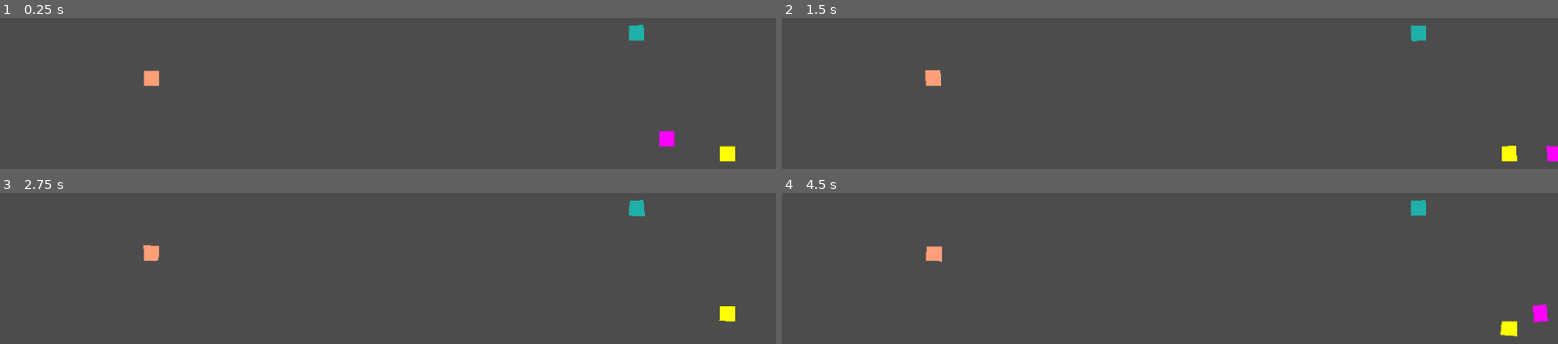
Above: before the commit, frames 1-4 (two rows, left to right).
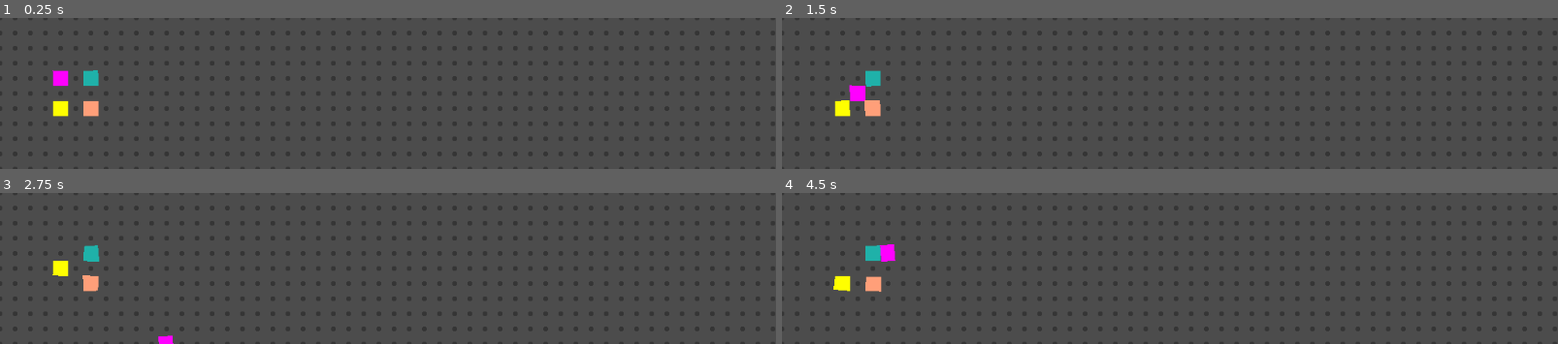
Above: after the commit, the same moments.

Repository: sustainablelab/eat-and-poop
Game: Godot game, scene res://scenes/Main.tscn
Two runs of this game, one before a commit and one after it. Both use one fixed random seed, a clock stepped at 60 frames per second and the inputs below.
Inputs:
- Up to frame 1 (0.25 s): no input
- Up to frame 2 (1.5 s): hold Right (ui_right) 0.53-1.28 s; tap L at 0.6 s; hold Down (ui_down) from 1.28 s (still down); tap H at 1.35 s
- Up to frame 3 (2.75 s): release Down (ui_down) at 2.03 s; hold Right (ui_right) from 2.03 s (still down); tap K at 2.1 s
- Up to frame 4 (4.5 s): release Right (ui_right) at 2.78 s; hold Up (ui_up) 2.78-3.53 s; tap J at 2.85 s; hold Left (ui_left) from 3.53 s (still down); tap P at 3.6 s; tap U at 4.35 s

The runs differ from the first frame. In frame 1, 1.7% of the frame differs, in the area x 6-95%, y 4-95%; in frame 2, 1.6%; in frame 3, 1.3%; in frame 4, 1.7%.

Commit message:
Global DEBUGGING set by DEBUGGING in entry-point scence

Diff:
--- a/scripts/Block.gd
+++ b/scripts/Block.gd
@@ -1,5 +1,7 @@
 class_name Block
 extends Node2D
+
+var DEBUGGING: bool
 
 # TODO: add hook for Parent to tell Block to `express_pooping()`,
 # similar idea to `express_motion()`
@@ -38,26 +40,44 @@
 
 onready var grid: Grid = Grid.new()
 
+
 func _ready():
-	# DEBUGGING
-	print("Running Block._ready()...")
+	# Inherit parent.DEBUGGING if this scene is not the entry point.
+	var parent_node: Node = get_parent()
+	if parent_node.name != "root":
+		DEBUGGING = parent_node.DEBUGGING
+	else:
+		DEBUGGING = true
 
 	# Player starts as a normal square shape.
 	# Player size matches grid tile size.
-	length = grid.size
+	length = grid.SIZE
 	# Center player artwork about player's position.
 	top_left -= Vector2(length/2.0, length/2.0)
 	self.square_points = normal_square()
-	# Dividing by grid.size exaggerates wobbles for smaller grids
+	# Dividing by grid.SIZE exaggerates wobbles for smaller grids
 	# which is good for overcoming truncation to pixel number.
-	WOBBLE_AMOUNT = 0.5 / grid.size
-	# WOBBLE_AMOUNT = 4.0 / grid.size
-	SHAKE_AMOUNT = 1.0 / grid.size
+	WOBBLE_AMOUNT = 0.5 / grid.SIZE
+	# WOBBLE_AMOUNT = 4.0 / grid.SIZE
+	SHAKE_AMOUNT = 1.0 / grid.SIZE
 	WOBBLE_AMOUNT_WHILE_MOVING = WOBBLE_AMOUNT * 3.0
 	# Player's shape deviates with a wobbly effecet.
-	max_wobble_deviation = grid.size * WOBBLE_AMOUNT
+	max_wobble_deviation = grid.SIZE * WOBBLE_AMOUNT
 	# Player's shape deviates with a shaky effecet.
-	max_shake_deviation = grid.size * SHAKE_AMOUNT
+	max_shake_deviation = grid.SIZE * SHAKE_AMOUNT
+
+	if DEBUGGING:
+		print("Running Block.gd: {n}._ready()... ".format({
+			"n": name,
+			}))
+		print("Block flavors as (amount,deviation):")
+		print("Wobble : ({w},{wd}), Shake: ({s},{sd})".format({
+			"w": WOBBLE_AMOUNT,
+			"wd": max_wobble_deviation,
+			"s": SHAKE_AMOUNT,
+			"sd": max_shake_deviation,
+			}))
+
 	# Seed a random number generator for wobbling.
 	rng.randomize() # setup the generator from a time-based seed
 
@@ -110,7 +130,7 @@
 
 func set_length(d: float) -> void:
 	# Like top_left, I never write length with this setter.
-	# `length` is `grid.size` all game long.
+	# `length` is `grid.SIZE` all game long.
 	# But I'm leaving this here for future effects.
 	# 1) Use with `self.top_left` for shrinking/growing.
 	length = d
@@ -124,12 +144,12 @@
 
 # Larger deviation communicates block is in motion.
 func express_motion():
-	self.max_wobble_deviation = grid.size * WOBBLE_AMOUNT_WHILE_MOVING
+	self.max_wobble_deviation = grid.SIZE * WOBBLE_AMOUNT_WHILE_MOVING
 
 
 # Restore deviation to original amount when standing still.
 func express_standing_still():
-	self.max_wobble_deviation = grid.size * WOBBLE_AMOUNT
+	self.max_wobble_deviation = grid.SIZE * WOBBLE_AMOUNT
 
 
 # All cool art/animation is custom drawing in 2D -- see example
--- a/scripts/Grid.gd
+++ b/scripts/Grid.gd
@@ -1,8 +1,19 @@
+# USAGE: instantiate Grid to lookup Grid.size.
 class_name Grid
 extends Node
 
-var size: int = 20
+var DEBUGGING: bool
+const SIZE: int = 20
 
+# _ready() is never called!
+# (because no one adds Grid as a Child Node)
+#
+# In case I ever do use Grid as a Node,
+# here is a `_ready()` with my boiler-plate DEBUGGING inheritance.
 func _ready() -> void:
-	# DEBUGGING
-	print("Running Grid._ready()...")
+	# Inherit parent.DEBUGGING if this scene is not the entry point.
+	var parent_node: Node = get_parent()
+	if parent_node.name != "root":
+		DEBUGGING = parent_node.DEBUGGING
+	else:
+		DEBUGGING = true
--- a/scripts/HitBox.gd
+++ b/scripts/HitBox.gd
@@ -13,6 +13,8 @@
 class_name HitBox
 extends Area2D
 
+var DEBUGGING: bool
+
 # Hardcode a placeholder name for the Parent to override.
 # Example: if Parent is a Player, Parent overrides with the player's color.
 var area_name: String = "placeholder_name"
@@ -25,21 +27,20 @@
 var half_extents := Vector2(1.0, 1.0)
 
 func _ready() -> void:
-	# DEBUGGING
-	print("Running HitBox._ready()...")
+	# Inherit parent.DEBUGGING if this scene is not the entry point.
+	var parent_node: Node = get_parent()
+	if parent_node.name != "root":
+		DEBUGGING = parent_node.DEBUGGING
+	else:
+		DEBUGGING = true
+
+	if DEBUGGING:
+		print("Running HitBox: {n}._ready()... HitBox size: {h} pixels".format({
+			"n": name,
+			"h": half_extents*2,
+			}))
 	# Setup the collision_area:
 	collision_area.shape = RectangleShape2D.new()
 	collision_area.shape.extents = half_extents
-	print("Hitbox _ready says half_extents are: {v}".format({"v":half_extents}))
 	# Add the collision_area as a child_node.
 	add_child(collision_area)
-
-	# SETUP COLLISIONS
-	# Detect collisions.
-	# var _ret: int
-	# _ret = self.connect("area_entered", self, "_on_area_entered")
-
-
-# func _on_area_entered(area):
-# 	print("This Area entered me:")
-# 	print(area)
--- a/scripts/Main.gd
+++ b/scripts/Main.gd
@@ -1,21 +1,31 @@
 extends Node2D
+
+# Globally enable/disable DEBUGGING mode.
+# I code all Children Nodes to check DEBUGGING.
+var DEBUGGING = true
 
 # TODO: start in a title scene before entering World.
 
 # TODO: make joystick mapping editable
+# TODO: make keyboard mapping editable
 
-# TODO: save joystick mapping to file -- load mapping from file
-# if it exists for that player, otherwise default to the mapping
-# I have now.
+# TODO: save joystick/keyboard mapping to file -- load mapping
+# from file if it exists for that player, otherwise default to
+# the mapping I have now.
 
 var world: Node2D
 
 func _ready() -> void:
-	# DEBUGGING
-	print("Running Main._ready()...")
-
-	# DEBUGGING
-	# print(Input.get_connected_joypads())
+	if DEBUGGING:
+		print("Running {n}._ready()... connected joypads: {j}".format({
+			"n":name,
+			"j": Input.get_connected_joypads()
+			}))
+		# Report scene hierarchy.
+		print("Parent of '{n}' is '{p}' (Expect 'root')".format({
+			"n":name,
+			"p":get_parent().name,
+			}))
 
 	# Load the World scene
 	var world_scene = preload("res://scenes/World.tscn")
@@ -30,13 +40,32 @@
 	add_child(world)
 
 	# Connect to the signal that detects when a joystick connects
-	# (`connect()` returns 0: throw away return value in a '_var')
-	var _ret: int
+	var _ret: int # '_' in _var tells GDScript unused var is OK
 	_ret = Input.connect("joy_connection_changed", self, "_on_joy_connection_changed")
-	# DEBUGGING
-	print("joy_connection_changed: Input.connect return value: {val}".format({"val":_ret}))
+	if _ret != 0:
+		print("Error {e} connecting `Input` signal `joy_connection_changed`.".format({"e": _ret}))
 
 func _on_joy_connection_changed(device: int, connected: bool) -> void:
+	if DEBUGGING:
+		if connected:
+			print("Connected device {d}.".format({"d":device}))
+		else:
+			print("Disconnected device {d}.".format({"d":device}))
+	if connected:
+		# Update number of players to number of connected joysticks.
+		world.num_players = Input.get_connected_joypads().size()
+
+		# Add the player to the world. Use the device number as
+		# the player index into the array of players.
+		world.add_player(device)
+		print("Added player index {d} to the world.".format({"d":device}))
+
+	else:
+		# Do not change the number of players when a player disconnects.
+		# There is a chance the disconnected player wins the round.
+
+		world.remove_player(device)
+		print("Removed player index {d} from the world.".format({"d":device}))
 
 	# HARDWARE TESTS:
 	# 1. Two XBOX controllers: always PASS.
@@ -73,25 +102,3 @@
 	#
 	# This behavior is not particular to any of the three
 	# controllers.
-
-	# DEBUGGING
-	if connected:
-		print("Connected device {d}.".format({"d":device}))
-	else:
-		print("Disconnected device {d}.".format({"d":device}))
-
-	if connected:
-		# Update number of players to number of connected joysticks.
-		world.num_players = Input.get_connected_joypads().size()
-
-		# Add the player to the world. Use the device number as
-		# the player index into the array of players.
-		world.add_player(device)
-		print("Added player index {d} to the world.".format({"d":device}))
-
-	else:
-		# Do not change the number of players when a player disconnects.
-		# There is a chance the disconnected player wins the round.
-
-		world.remove_player(device)
-		print("Removed player index {d} from the world.".format({"d":device}))
--- a/scripts/Player.gd
+++ b/scripts/Player.gd
@@ -37,6 +37,8 @@
 
 extends Node2D
 
+var DEBUGGING: bool
+
 # TODO: detect collisions with other players
 
 # TODO: time standing still, tell `player_block` to `express_pooping()` when
@@ -76,18 +78,34 @@
 var start_position: Vector2 = Vector2(100.0, 100.0)
 
 func _ready() -> void:
-	print("Running Player._ready()...")
+	# Inherit parent.DEBUGGING if this scene is not the entry point.
+	var parent_node: Node = get_parent()
+	if parent_node.name != "root":
+		DEBUGGING = parent_node.DEBUGGING
+	else:
+		DEBUGGING = true
+
+	if DEBUGGING:
+		print("Running Player.gd: {n}._ready()... {pn}".format({
+			"n": name,
+			"pn": player_name,
+			}))
+		# Report scene hierarchy.
+		print("Parent of '{n}' is '{p}'".format({
+			"n":name,
+			"p":get_parent().name,
+			}))
+
 	# Use starting position set by Parent Node.
 	# This uses the default start_position when testing Player.
 	position = start_position
 
 	# Setup the HitBox: override HitBox size (half_extents)
-	# player_hitbox.half_extents = Vector2(grid.size/1.5, grid.size/1.5)
-	# player_hitbox.half_extents = Vector2(grid.size/2.5, grid.size/2.5)
-	player_hitbox.half_extents = Vector2(grid.size/2.0, grid.size/2.0)
+	# player_hitbox.half_extents = Vector2(grid.SIZE/1.5, grid.SIZE/1.5)
+	# player_hitbox.half_extents = Vector2(grid.SIZE/2.5, grid.SIZE/2.5)
+	player_hitbox.half_extents = Vector2(grid.SIZE/2.0, grid.SIZE/2.0)
 	player_hitbox.area_name = player_name
 	add_child(player_hitbox)
-	print("hitbox half_extents: {h}".format({"h":player_hitbox.half_extents}))
 
 	# Setup RayCast2D
 	# Enable Area2D detection. Defaults to False.
@@ -99,7 +117,7 @@
 	# player_ray.enabled = false # default
 	add_child(player_ray)
 
-	# Player size is determined by Grid.size
+	# Player size is determined by Grid.SIZE
 	# Player starting position and color is determined by Parent.
 	# Why do I code color here and not position?
 	# Position is a property of Player.
@@ -121,7 +139,7 @@
 	_ret = smooth_move.connect("tween_completed", self, "_on_smooth_move_completed")
 	# TODO: decrease speed as the player gets bigger
 	# speed = 0.1
-	speed = grid.size / 200.0
+	speed = grid.SIZE / 200.0
 	if speed > 0.1:
 		speed = 0.1
 	if speed < 0.05:
@@ -135,6 +153,7 @@
 # ---------------------
 # | Move player_block |
 # ---------------------
+var DEBUGGING_JOYMOTION := false
 func _process(_delta):
 	# Ignore events while Tween animates player_block moving.
 	if not is_moving:
@@ -143,9 +162,9 @@
 			if Input.is_action_pressed(motion):
 				# player_block.move(ui_inputs[motion])
 				move(ui_inputs[motion])
-				# DEBUGGING
-				# print(Input.get_joy_name(self.device_num))
-				# print(Input.get_joy_axis(self.device_num, 0))
+				if DEBUGGING_JOYMOTION:
+					print(Input.get_joy_name(self.device_num))
+					print(Input.get_joy_axis(self.device_num, 0))
 
 
 # Update position when the Player moves its block.
@@ -154,7 +173,7 @@
 
 func move(direction: Vector2 ) -> void:
 	# Ray cast to test for collision before moving
-	var relative_movement = (direction * grid.size)
+	var relative_movement = (direction * grid.SIZE)
 	var destination = position + relative_movement
 	player_ray.cast_to = relative_movement
 	player_ray.force_raycast_update()
@@ -194,7 +213,7 @@
 	# player will move there.
 
 	# Move one tile. Basically do this:
-	# position += direction * grid.size
+	# position += direction * grid.SIZE
 	# But use a Tween for animating motion between tiles.
 
 	# _done is true when Tween.blah() is done.
@@ -226,20 +245,21 @@
 
 
 # Track when the movement tween animation is happening.
+var DEBUGGING_TWEEN := false
 func _on_smooth_move_started(_object, _key): # _vars are unused
 	is_moving = true
 	player_block.express_motion()
 
-	# DEBUGGING
-	# print("tween start:")
+	if DEBUGGING_TWEEN:
+		print("tween start:")
 
 
 func _on_smooth_move_completed(_object, _key): # _vars are unused
 	is_moving = false
 	player_block.express_standing_still()
 
-	# DEBUGGING
-	# print("tween stop:")
+	if DEBUGGING_TWEEN:
+		print("tween stop:")
 
 
 func _on_area_entered(area):
@@ -252,20 +272,20 @@
 	else:
 		print("{a} was moving.".format({"a":player_hitbox.area_name}))
 
-	# DEBUGGING
-	print("{a} entered by {b} with collision_normal {n}.".format({
-		"a":player_hitbox.area_name,
-		"b":area.area_name,
-		"n": player_ray.get_collision_normal()
-		}))
-	# Example:
-	# lightseagreen player moves into square occupied by magenta
-	#
-	#	magenta entered by lightseagreen.
-	#	lightseagreen entered by magenta.
-	#
-	# If magenta entered lightseagreen's square, the order flips:
-	#
-	#	lightseagreen entered by magenta.
-	#	magenta entered by lightseagreen.
-	#
+	if DEBUGGING:
+		print("{a} entered by {b} with collision_normal {n}.".format({
+			"a":player_hitbox.area_name,
+			"b":area.area_name,
+			"n": player_ray.get_collision_normal()
+			}))
+		# Example:
+		# lightseagreen player moves into square occupied by magenta
+		#
+		#	magenta entered by lightseagreen.
+		#	lightseagreen entered by magenta.
+		#
+		# If magenta entered lightseagreen's square, the order flips:
+		#
+		#	lightseagreen entered by magenta.
+		#	magenta entered by lightseagreen.
+		#
--- a/scripts/World.gd
+++ b/scripts/World.gd
@@ -1,5 +1,5 @@
 extends Node2D
-
+var DEBUGGING = true
 var game_window: Rect2 # Game window
 onready var grid: Grid = Grid.new()
 
@@ -33,23 +33,37 @@
 # _draw() runs once, sometime shortly after _ready() runs
 func _draw() -> void:
 	# gridlines()
-	# DEBUGGING
-	# for point in gridpoints():
-	# 	draw_circle(
-	# 		point, # position
-	# 		grid.size/6.0, # radius
-	# 		ColorN("black", 0.3) # color
-	# 		)
-	pass
+	if DEBUGGING:
+		for point in gridpoints():
+			draw_circle(
+				point, # position
+				grid.SIZE/6.0, # radius
+				ColorN("black", 0.3) # color
+				)
 
 # TEMPORARY FIX FOR USING KEYBOARD
 onready var use_keyboard: bool = false
 
 func _ready() -> void:
-	# DEBUGGING
-	print("Running World._ready()...")
+	# Inherit parent.DEBUGGING if this scene is not the entry point.
+	var parent_node: Node = get_parent()
+	if parent_node.name != "root":
+		DEBUGGING = parent_node.DEBUGGING
 
 	game_window = get_viewport_rect()
+
+	if DEBUGGING:
+		print("Running {n}._ready()... Grid is {s} x {s} pixels in a {w} window.".format({
+			"n": name,
+			"s": grid.SIZE,
+			"w": game_window.size,
+			}))
+		# Report scene hierarchy.
+		print("Parent of '{n}' is '{p}'".format({
+			"n":name,
+			"p":get_parent().name,
+			}))
+
 
 	# Seed a random number generator for positioning blocks.
 	rng.randomize() # setup the generator from a time-based seed
@@ -66,10 +80,6 @@
 		for player_index in range(4):
 			add_player(player_index)
 
-	# DEBUGGING
-	# print(game_window.size)
-	# print(game_window.position.x)
-	# print(game_window.end.x)
 
 # func gridlines() -> void:
 # 	# Draw grid lines
@@ -95,13 +105,13 @@
 	for col in range(cols):
 		for row in range(rows):
 			points.append(Vector2(
-					game_grid.position.x + grid.size*col,
-					game_grid.position.y + grid.size*row
+					game_grid.position.x + grid.SIZE*col,
+					game_grid.position.y + grid.SIZE*row
 					))
 	return points
 
 func game_grid() -> Rect2:
-	# Divide game window into squares of side-length grid.size.
+	# Divide game window into squares of side-length grid.SIZE.
 	# Return a `Rect2` that describes the game window as a grid.
 	# Example:
 	# If game_window is (0,0,1360,768) and tiles are 20 x 20
@@ -118,9 +128,9 @@
 	var game_grid := Rect2()
 	game_grid.position.x = floor(game_window.position.x)
 	game_grid.position.y = floor(game_window.position.y)
-	game_grid.end.x = floor(game_window.end.x / grid.size) - 1
-	game_grid.end.y = floor(game_window.end.y / grid.size) - 1
-	print(game_grid)
+	game_grid.end.x = floor(game_window.end.x / grid.SIZE) - 1
+	game_grid.end.y = floor(game_window.end.y / grid.SIZE) - 1
+	# print(game_grid)
 
 	return game_grid
 
@@ -136,7 +146,7 @@
 					game_grid.end.y)
 					)
 
-	return random_tile * grid.size
+	return random_tile * grid.SIZE
 
 
 func remove_player(player_index: int) -> void:
@@ -191,19 +201,22 @@
 
 	# Randomize player's starting x,y position.
 
-	# DEBUGGING (TESTING):
-	# Random positions are annoying while testing.
-	# Hardcode positions for player_index 0 and 1
-	# if player_index == 0:
-	# 	player.start_position = Vector2(grid.size*4,grid.size*4)
-	# elif player_index == 1:
-	# 	player.start_position = Vector2(grid.size*6,grid.size*4)
-	# else:
-	# 	player.start_position = random_position()
-
-	# Comment out the above when done testing.
-	# And uncomment the line below.
-	player.start_position = random_position()
+	if DEBUGGING: # TESTING
+		# Random positions are annoying while testing.
+		# Hardcode positions for player_index 0 and 1
+		if player_index == 0:
+			player.start_position = Vector2(grid.SIZE*4,grid.SIZE*4)
+		elif player_index == 1:
+			player.start_position = Vector2(grid.SIZE*6,grid.SIZE*4)
+		elif player_index == 2:
+			player.start_position = Vector2(grid.SIZE*4,grid.SIZE*6)
+		elif player_index == 3:
+			player.start_position = Vector2(grid.SIZE*6,grid.SIZE*6)
+		else:
+			player.start_position = random_position()
+
+	else:
+		player.start_position = random_position()
 
 	# TODO: index at random into the list of colors so that I'm
 	# not limited to 4 players.
